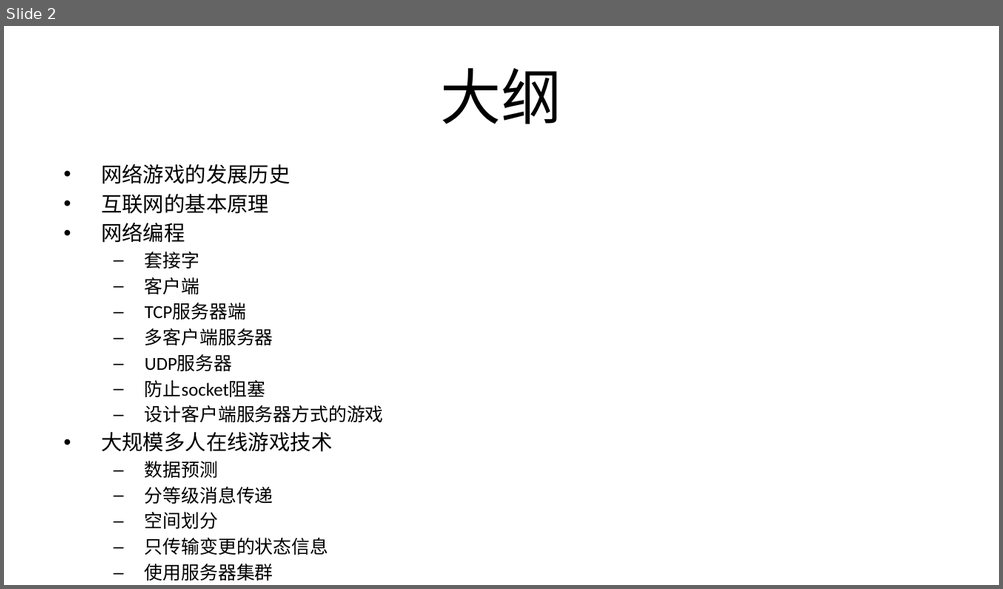
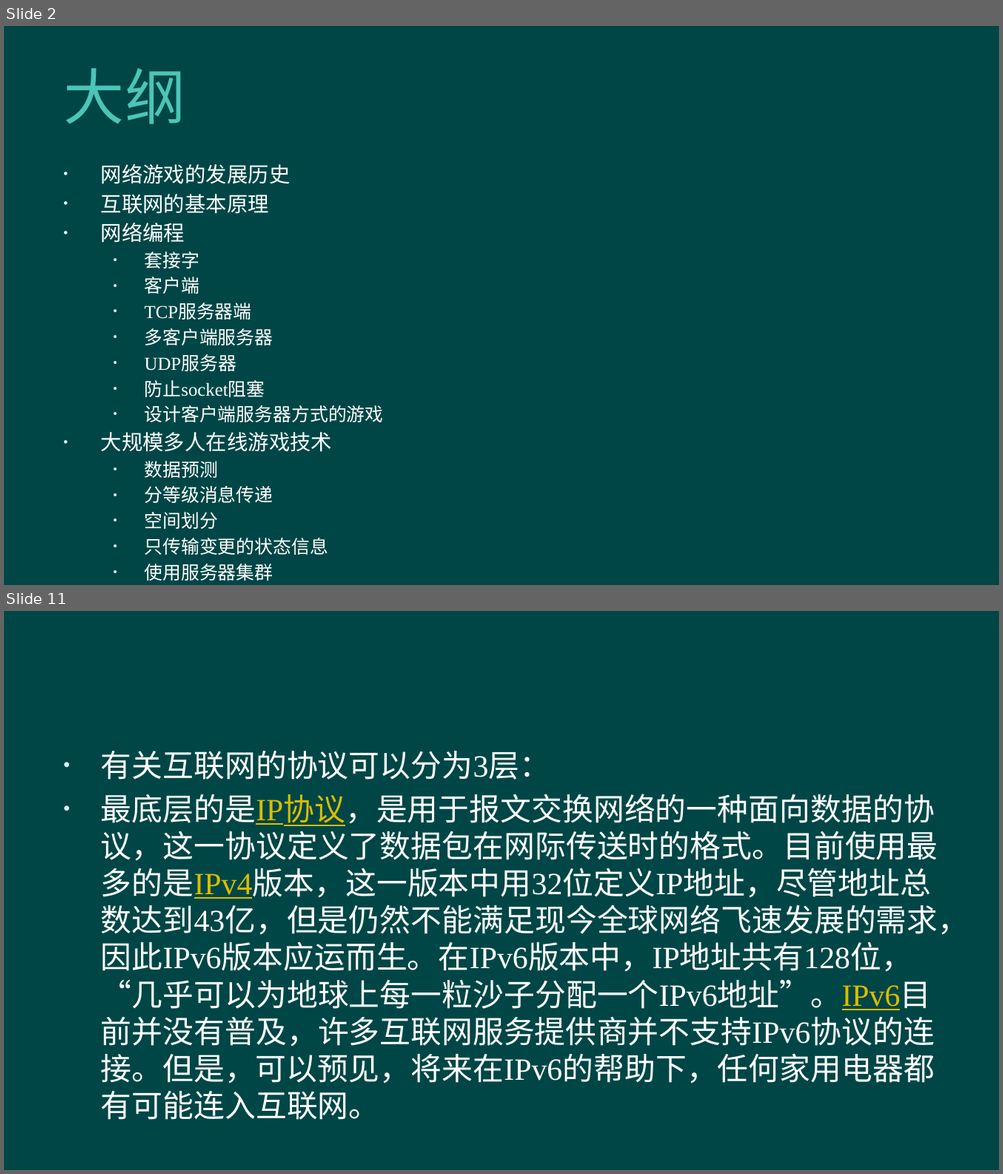
Before and after one commit to hanhonglei/Course_GameEngine, a slide deck: Slides/Principle/15 联网技术/15 联网技术.pptx. Shown one above the other, each under a label of ours: slide 2 before the commit, slides 2 and 11 after it; the slides between them are not shown. The pictures are 1003x589 and 1003x1174 pixels, drawn with LibreOffice and Linux fonts; fonts in the diff are those of the drawing; background and template pictures are left out. Boxes give left, top, right and bottom in pixels: in the first picture for what was removed or moved away, otherwise in the second. Text is boxed around its words. In the diff, an @@ line names an element or a change of style, - is before the commit and + after.

```diff
--- a/Slides/Principle/15 联网技术/15 联网技术.pptx
+++ b/Slides/Principle/15 联网技术/15 联网技术.pptx
@@ slide 11 added at [4,611,999,1170], background #004646 @@
@@ text added at [101,750,969,1120], 22.4 pt, text #FFFFFF @@
+• 有关互联网的协议可以分为3层：
+• 最底层的是IP协议，是用于报文交换网络的一种面向数据的协议，这一协议定义了数据包在网际传送时的格式。目前使用最多的是IPv4版本，这一版本中用32位定义IP地址，尽管地址总数达到43亿，但是仍然不能满足现今全球网络飞速发展的需求，因此IPv6版本应运而生。在IPv6版本中，IP地址共有128位，“几乎可以为地球上每一粒沙子分配一个IPv6地址”。IPv6目前并没有普及，许多互联网服务提供商并不支持IPv6协议的连接。但是，可以预见，将来在IPv6的帮助下，任何家用电器都有可能连入互联网。
@@ slide 2 changed as well @@
@@ background #FFFFFF to #004646 @@
@@ title "大纲" at [63,68,185,124]: text colour #000000 to #4BC5B9, letter spacing 0 to 0.5 pt; alignment centre to left @@
@@ text "网络游戏的发展历史" at [101,164,384,581]: font Calibri to Times New Roman, text colour #000000 to #FFFFFF; bullet – to • @@
```
Also in this commit, not shown: 1 other slide changed, 90 other slides added, 6 other files.
